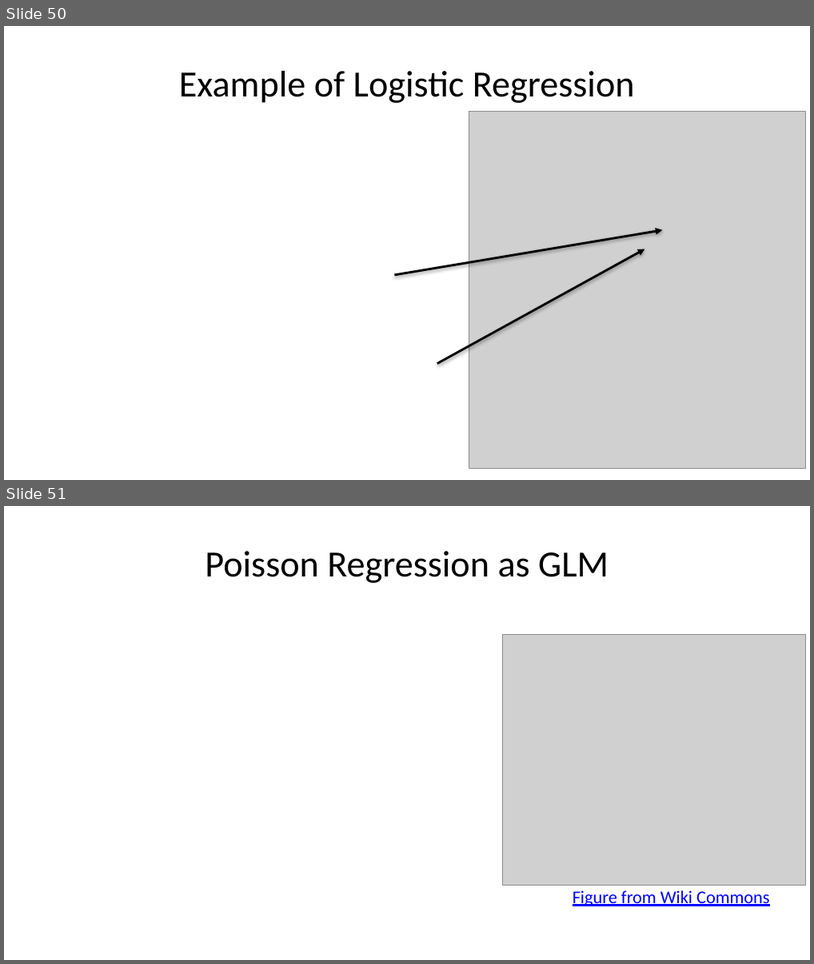
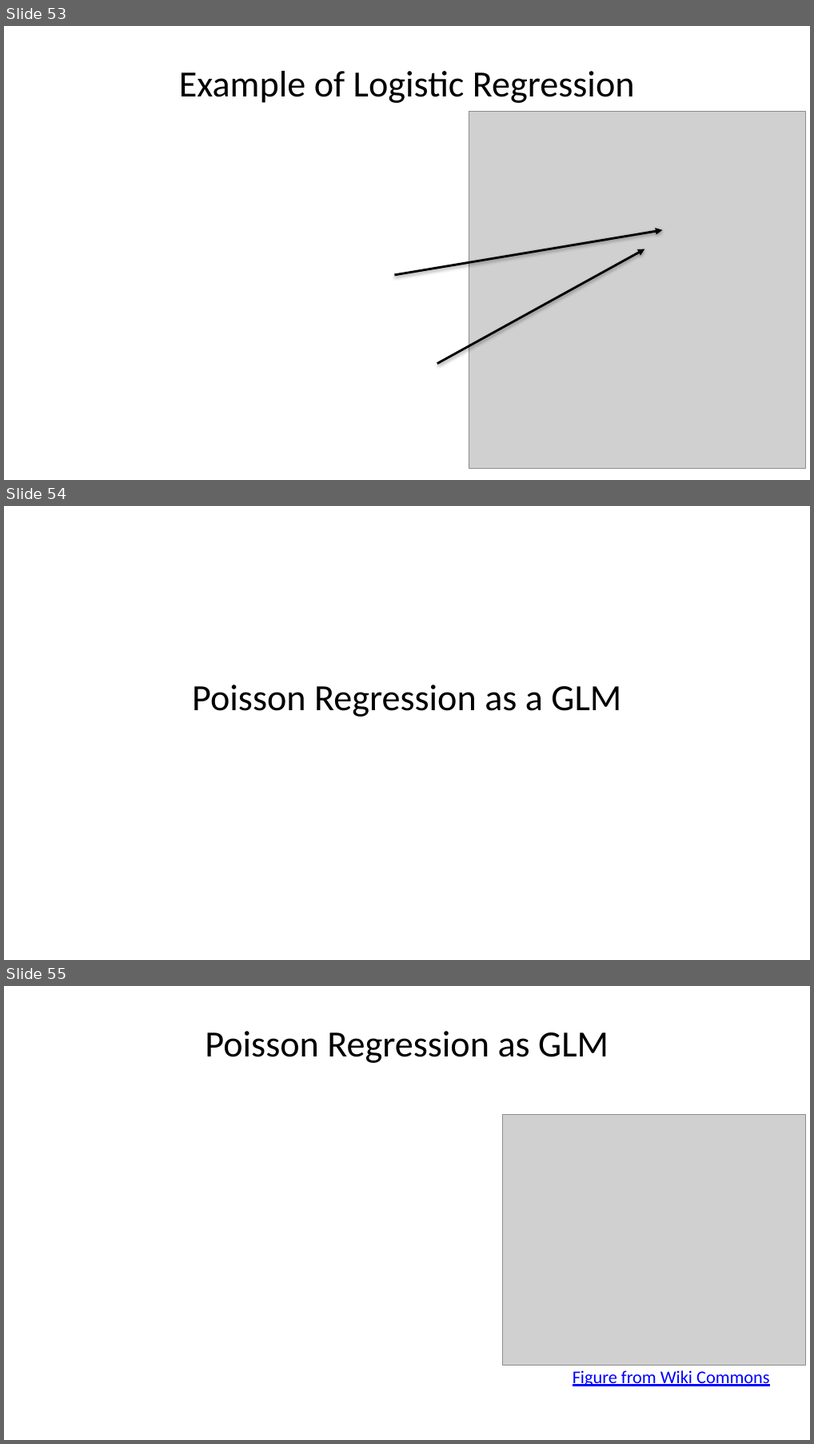
Before and after one commit to StephenElston/CSCI-E-83, a slide deck: LectureSlides/09_GeneralizingTheLinearModel.pptx. Shown one above the other, each under a label of ours: slides 50 and 51 before the commit, slides 53, 54 and 55 after it. The pictures are 814x964 and 814x1444 pixels, drawn with LibreOffice and Linux fonts; fonts in the diff are those of the drawing; grey boxes stand for pictures. Boxes give left, top, right and bottom in pixels: in the first picture for what was removed or moved away, otherwise in the second. Text is boxed around its words. In the diff, an @@ line names an element or a change of style, - is before the commit and + after.

```diff
--- a/LectureSlides/09_GeneralizingTheLinearModel.pptx
+++ b/LectureSlides/09_GeneralizingTheLinearModel.pptx
@@ slide 54 added at (x1=4, y1=506, x2=810, y2=960), background #FFFFFF @@
@@ title added at (x1=192, y1=684, x2=622, y2=716), 33 pt, text #000000 @@
+Poisson Regression as a GLM
@@ what was slide 50 is now slide 53 @@
@@ what was slide 51 is now slide 55 @@
```
Also in this commit, not shown: 1 slide changed, 3 other slides added.
